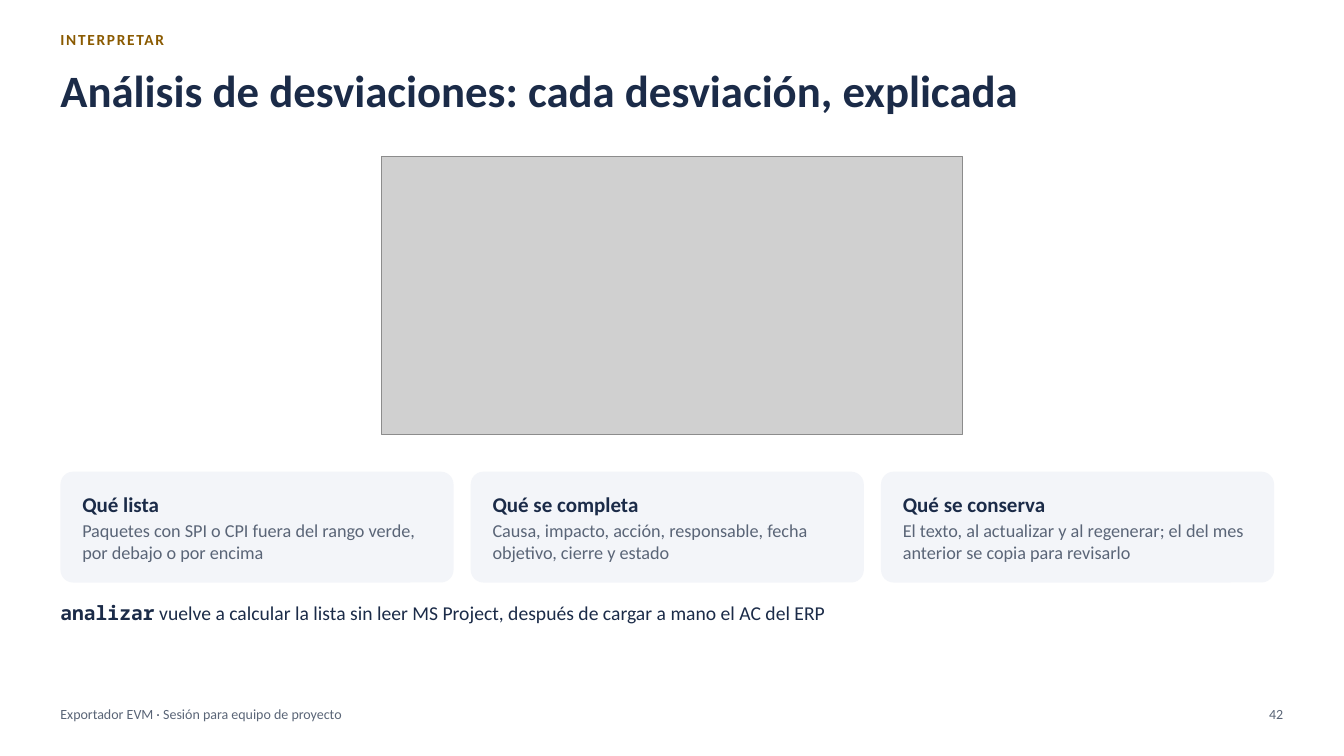
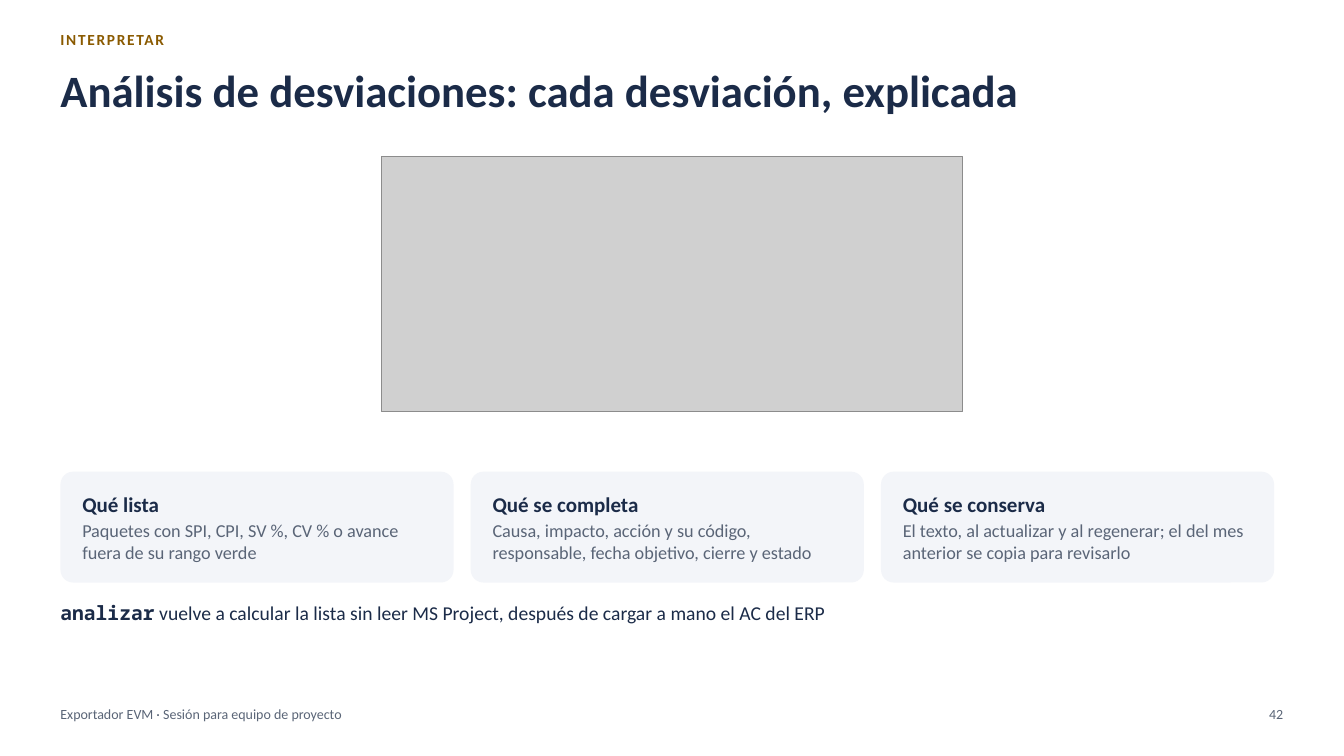
Before and after one commit to MarceloSalazar/evm-automation, a slide deck: slide 42 of docs/presentacion-jefes-de-proyecto.pptx. Drawn at 1344x756 pixels with LibreOffice and Linux fonts; fonts in the diff are those of the drawing; grey boxes stand for pictures. Boxes give left, top, right and bottom in pixels: in the first picture for what was removed or moved away, otherwise in the second. Text is boxed around its words. In the diff, an @@ line names an element or a change of style, - is before the commit and + after.

Commit message:
Rangos de SV, CV y avance, código de acción, configuración guardada, hojas protegidas y libro de referencia
- Rangos admisibles de SV % (SV / PV), CV % (CV / EV) y desviación del avance
  técnico (% completado - % planificado): sv_, cv_ y avance_amarillo/rojo en
  [rangos_admisibles] (5 % y 10 %). Colorean el Cuadro de Mando, el Resumen,
  Indicadores EDT y el Análisis de desviaciones, que lista también esos
  paquetes y tiene las columnas Desv. avance y Código de acción.
- _meta guarda la configuración de cálculo (config.*); actualizar avisa si
  cambió (ACT-052).
- Hojas de resultados y de datos protegidas sin contraseña: solo las celdas
  de ingreso quedan editables ([exportacion] proteger_hojas).
- Libro de referencia del formato 1 (tests/libros/formato_1.xlsx) que cada
  versión debe actualizar, analizar y migrar; EVM_LIBROS revisa libros reales.
- generar-cliente quita la columna del campo del cliente de las tablas de
  tareas (CLI-034 si no puede).
- Error de MS Project al guardar: LEC-027 con el detalle, en lugar de un
  error inesperado.
- Documentación, capturas, presentación y CHANGELOG al día.

```diff
--- a/docs/presentacion-jefes-de-proyecto.pptx
+++ b/docs/presentacion-jefes-de-proyecto.pptx
@@ picture: place and size @@
-picture at (381, 156, 963, 435)
+picture at (381, 156, 963, 412)
@@ text in rounded rectangle at (82, 525, 398, 562): text changed @@
-Paquetes con SPI o CPI fuera del rango verde, por debajo o por encima
+Paquetes con SPI, CPI, SV %, CV % o avance fuera de su rango verde
@@ text in rounded rectangle at (493, 524, 812, 562): text changed @@
-Causa, impacto, acción, responsable, fecha objetivo, cierre y estado
+Causa, impacto, acción y su código, responsable, fecha objetivo, cierre y estado
```
Also in this commit, not shown: 41 other files.
